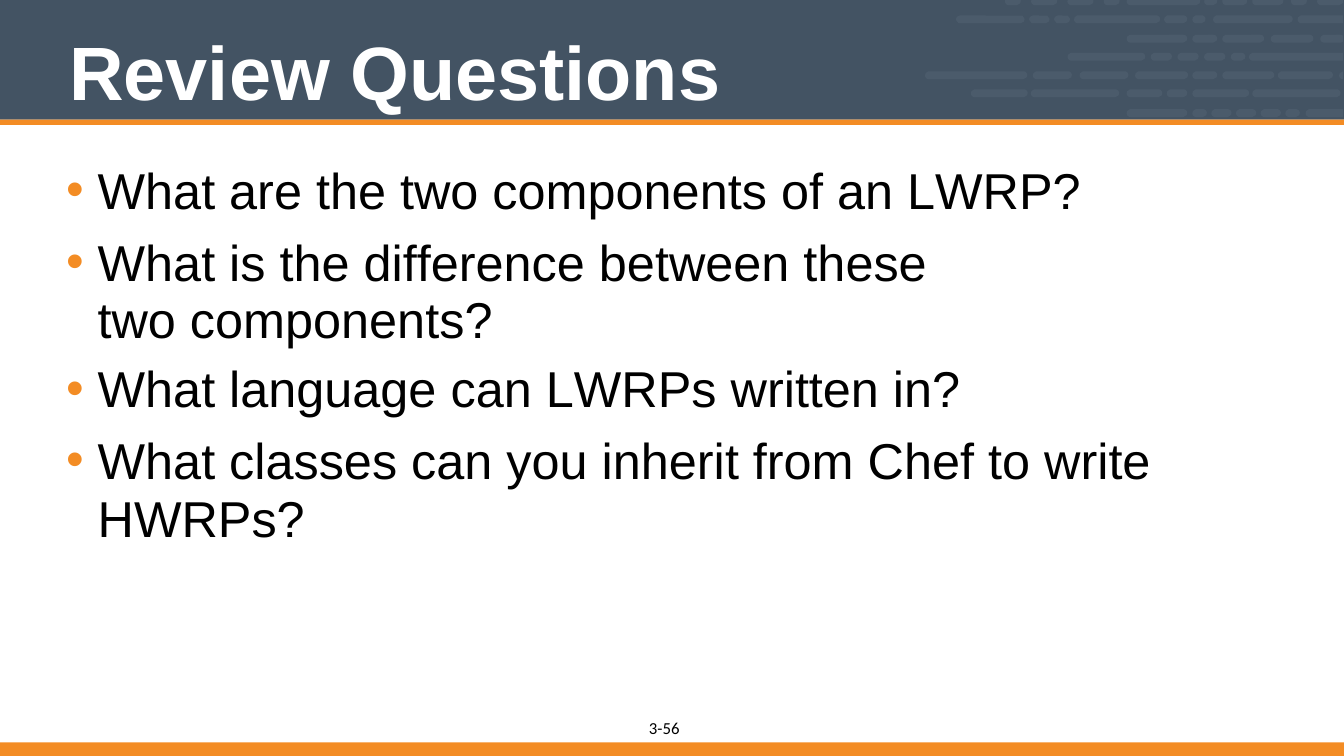
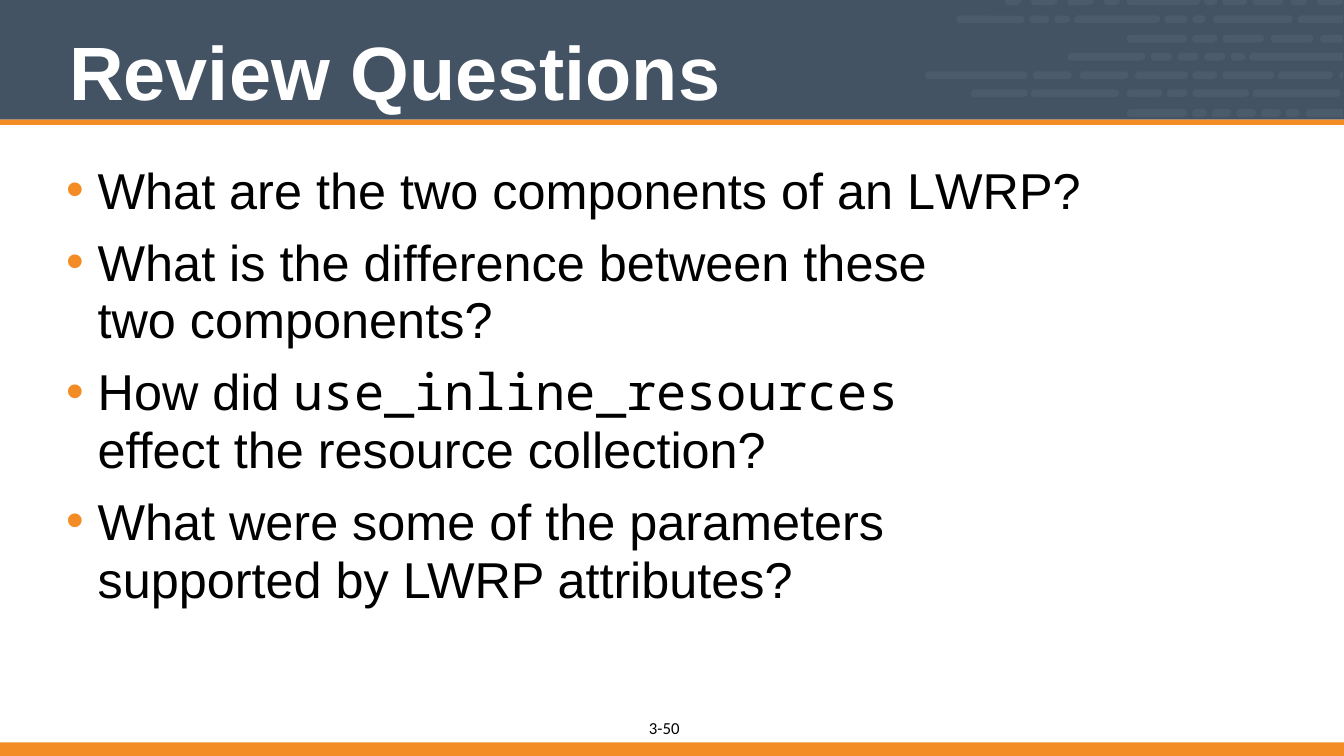
Before and after one commit to vinyar/chef-intermediate, a slide deck: slide 50 of 03-building_custom_resources.pptx (slide 56 before the commit). Drawn at 1344x756 pixels with LibreOffice and Linux fonts; fonts in the diff are those of the drawing. Boxes give left, top, right and bottom in pixels: in the first picture for what was removed or moved away, otherwise in the second. Text is boxed around its words. In the diff, an @@ line names an element or a change of style, - is before the commit and + after.

Commit message:
Updated Custom Resources
* Removed more mention of HWRP from the beginning and end of the content
* Removed the parts where the attendees create a set of data_bags to reduce the length of the section. My thought is that this could be done in a new section if that is important conversation to have but it was getting in the way of completing the section and is not absolutely necessary.
* Updated slides to include more explicit slides to remove content
* Updated slides to highlight new code that is added
* Updated the format of many of the text boxes to have indenting instead of spacing to indent the text boxes.
* Moved :remove action to being added later after the create is complete
* Changed summary questions to ask more about LWRP and not about HWRP and other confusing questions about what language the LWRP are written in.

```diff
--- a/03-building_custom_resources.pptx
+++ b/03-building_custom_resources.pptx
@@ text at (x1=98, y1=371, x2=899, y2=607): text changed @@
-• What language can LWRPs written in?
-• What classes can you inherit from Chef to write HWRPs?
+• How did use_inline_resources effect the resource collection?
+• What were some of the parameters supported by LWRP attributes?
@@ page number at (x1=663, y1=723, x2=680, y2=734): text changed @@
-56
+50
```
Also in this commit, not shown: 12 other slides changed, 2 slides added, 8 slides removed.
